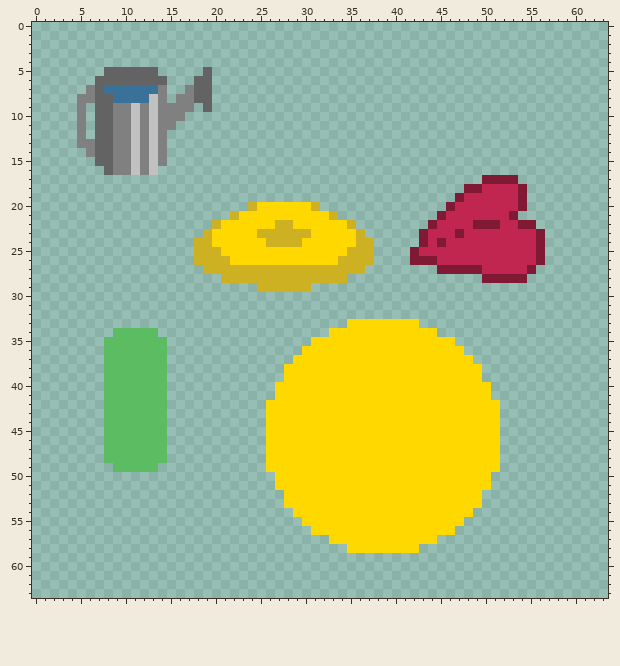
One commit to this pixel-art sprite: Assets/Sprites/plant-bit.png. That is the earlier state.
The file is 64x64 pixels.
The same view after the edit:
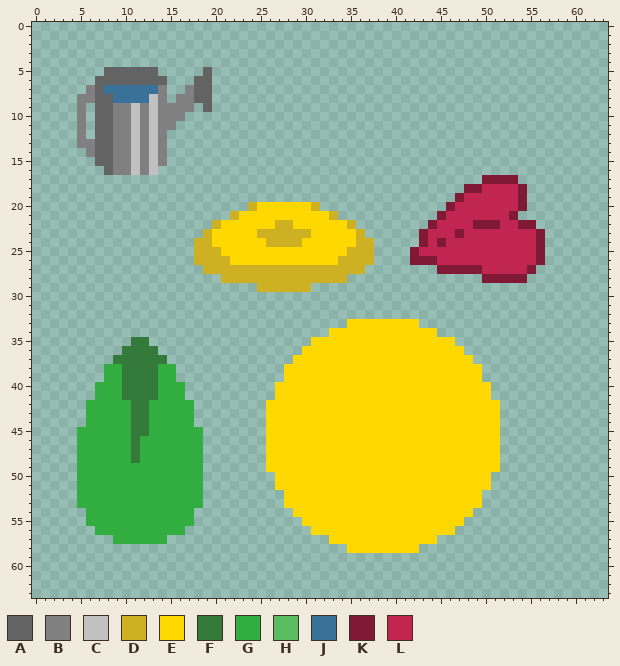
Palette (. is transparent): A #636363  B #808080  C #c1c1c1  D #ceb123  E #ffd800  F #347a3b  G #32ad40  H #5cbc62  J #3a7199  K #7f1934  L #c12650
The exact change:
@@ x 3..20 @@
 33 ..................
-34 ......HHHHH.......
-35 .....HHHHHHH......
-36 .....HHHHHHH......
-37 .....HHHHHHH......
-38 .....HHHHHHH......
-39 .....HHHHHHH......
-40 .....HHHHHHH......
-41 .....HHHHHHH......
-42 .....HHHHHHH......
-43 .....HHHHHHH......
-44 .....HHHHHHH......
-45 .....HHHHHHH......
-46 .....HHHHHHH......
-47 .....HHHHHHH......
-48 .....HHHHHHH......
-49 ......HHHHH.......
-50 ..................
-51 ..................
-52 ..................
-53 ..................
-54 ..................
-55 ..................
-56 ..................
-57 ..................
+34 ..................
+35 ........FF........
+36 .......FFFF.......
+37 ......FFFFFF......
+38 .....GGFFFFGG.....
+39 .....GGFFFFGG.....
+40 ....GGGFFFFGGG....
+41 ....GGGFFFFGGG....
+42 ...GGGGGFFGGGGG...
+43 ...GGGGGFFGGGGG...
+44 ...GGGGGFFGGGGG...
+45 ..GGGGGGFFGGGGGG..
+46 ..GGGGGGFGGGGGGG..
+47 ..GGGGGGFGGGGGGG..
+48 ..GGGGGGFGGGGGGG..
+49 ..GGGGGGGGGGGGGG..
+50 ..GGGGGGGGGGGGGG..
+51 ..GGGGGGGGGGGGGG..
+52 ..GGGGGGGGGGGGGG..
+53 ..GGGGGGGGGGGGGG..
+54 ...GGGGGGGGGGGG...
+55 ...GGGGGGGGGGGG...
+56 ....GGGGGGGGGG....
+57 ......GGGGGG......
 58 ..................
